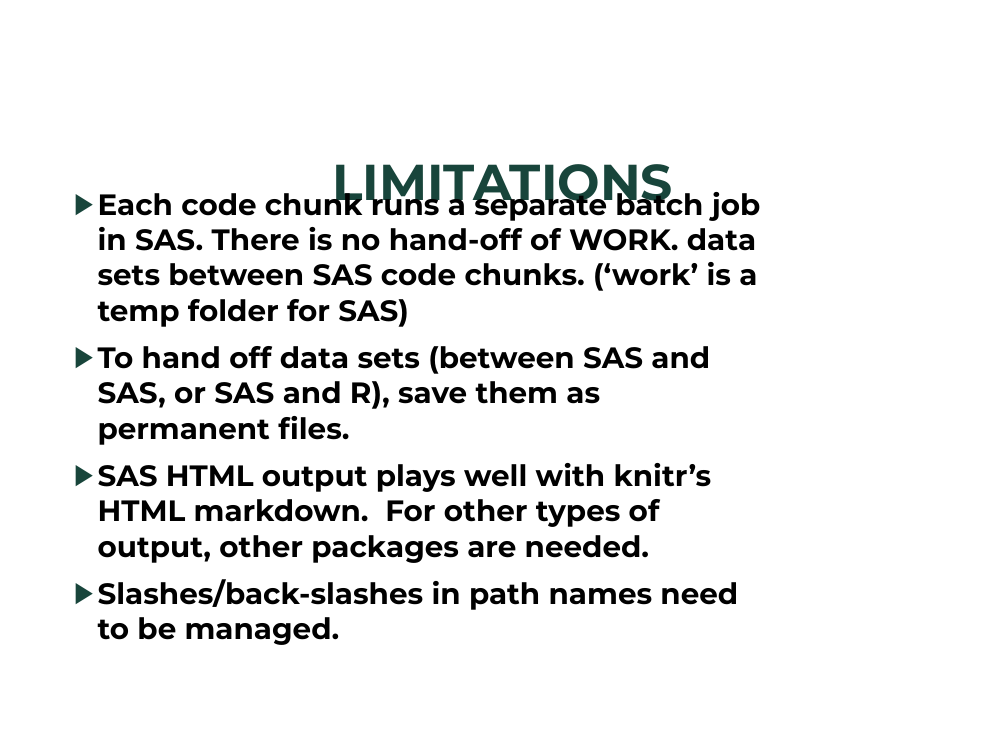
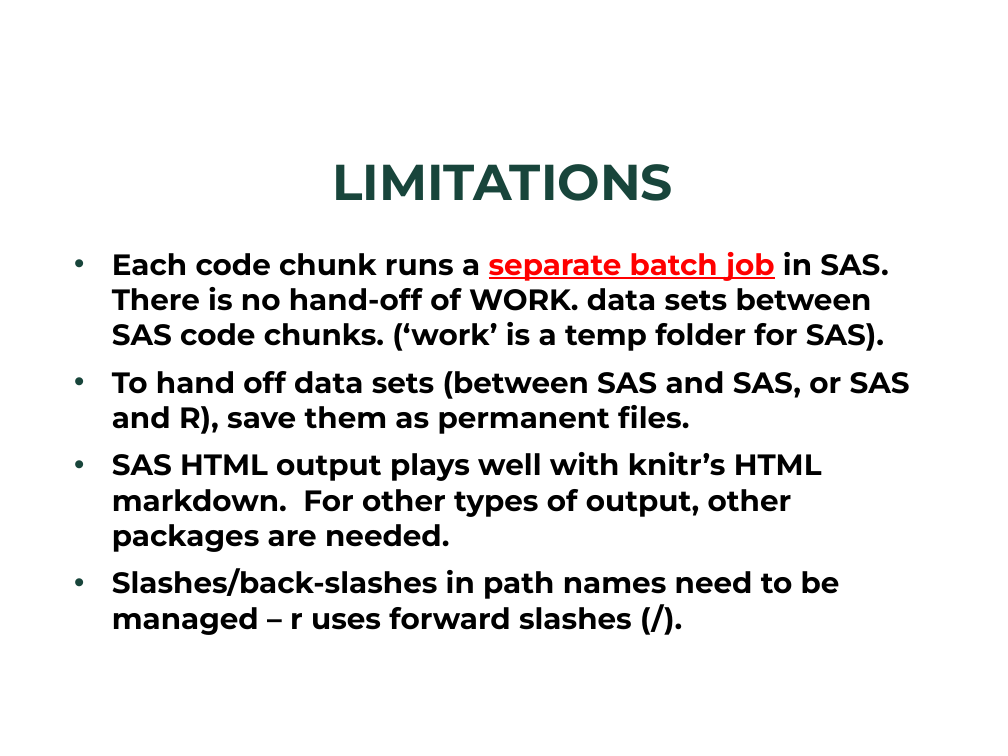
Before and after one commit to BarryDeCicco/SASandRandSAS, a slide deck: slide 31 of Presentations/SAS and R and SAS (MiSUG, 2021_08_25, CSTAT Layout).pptx. Drawn at 1008x756 pixels with LibreOffice and Linux fonts; fonts in the diff are those of the drawing; background and template pictures are left out. Boxes give left, top, right and bottom in pixels: in the first picture for what was removed or moved away, otherwise in the second. Text is boxed around its words. In the diff, an @@ line names an element or a change of style, - is before the commit and + after.

```diff
--- a/Presentations/SAS and R and SAS (MiSUG, 2021_08_25, CSTAT Layout).pptx
+++ b/Presentations/SAS and R and SAS (MiSUG, 2021_08_25, CSTAT Layout).pptx
@@ text at (112,252,888,351): text changed @@
-▶ Each code chunk runs a separate batch job in SAS. There is no hand-off of WORK. data sets between SAS code chunks. (‘work’ is a temp folder for SAS)
+• Each code chunk runs a separate batch job in SAS. There is no hand-off of WORK. data sets between SAS code chunks. (‘work’ is a temp folder for SAS).
@@ text at (112,371,910,552): bullet ▶ to • @@
@@ text at (112,568,840,635): text changed @@
-▶ Slashes/back-slashes in path names need to be managed.
+• Slashes/back-slashes in path names need to be managed – r uses forward slashes (/).
```
Also in this commit, not shown: 4 other slides changed, 11 slides added.
